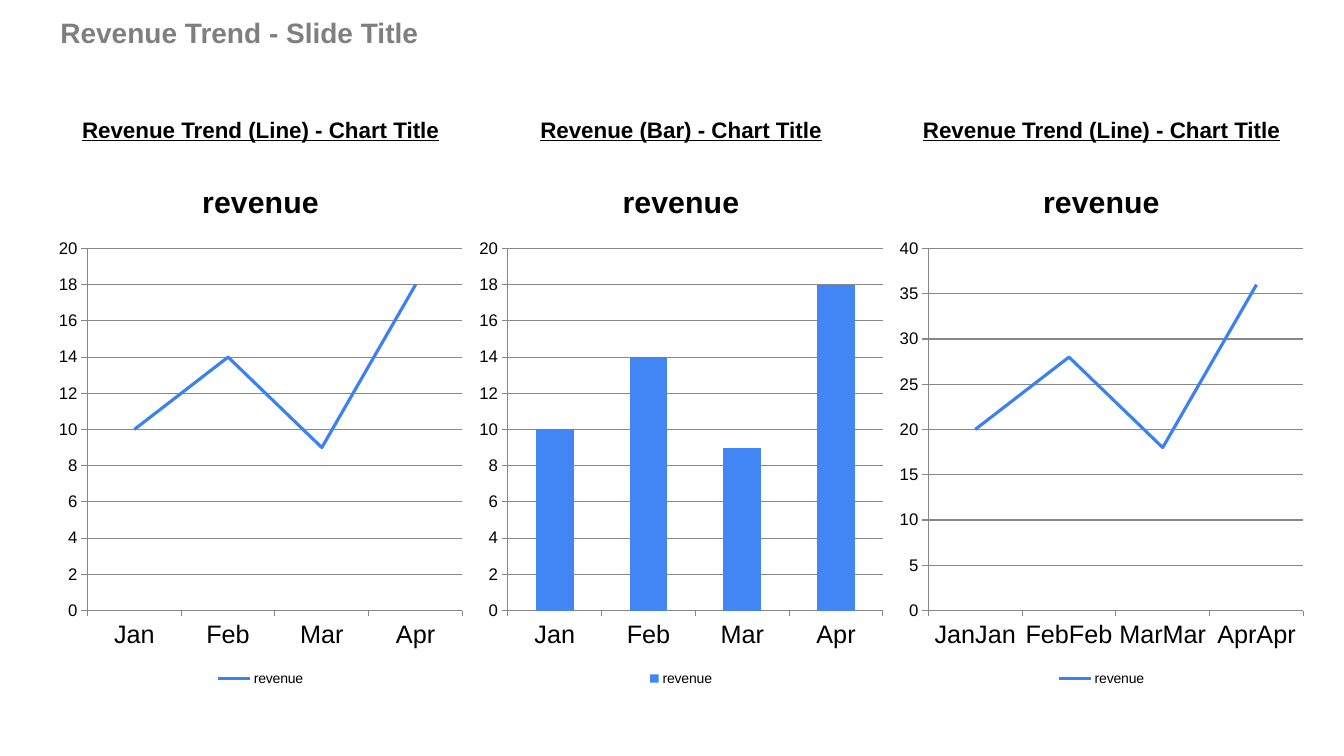
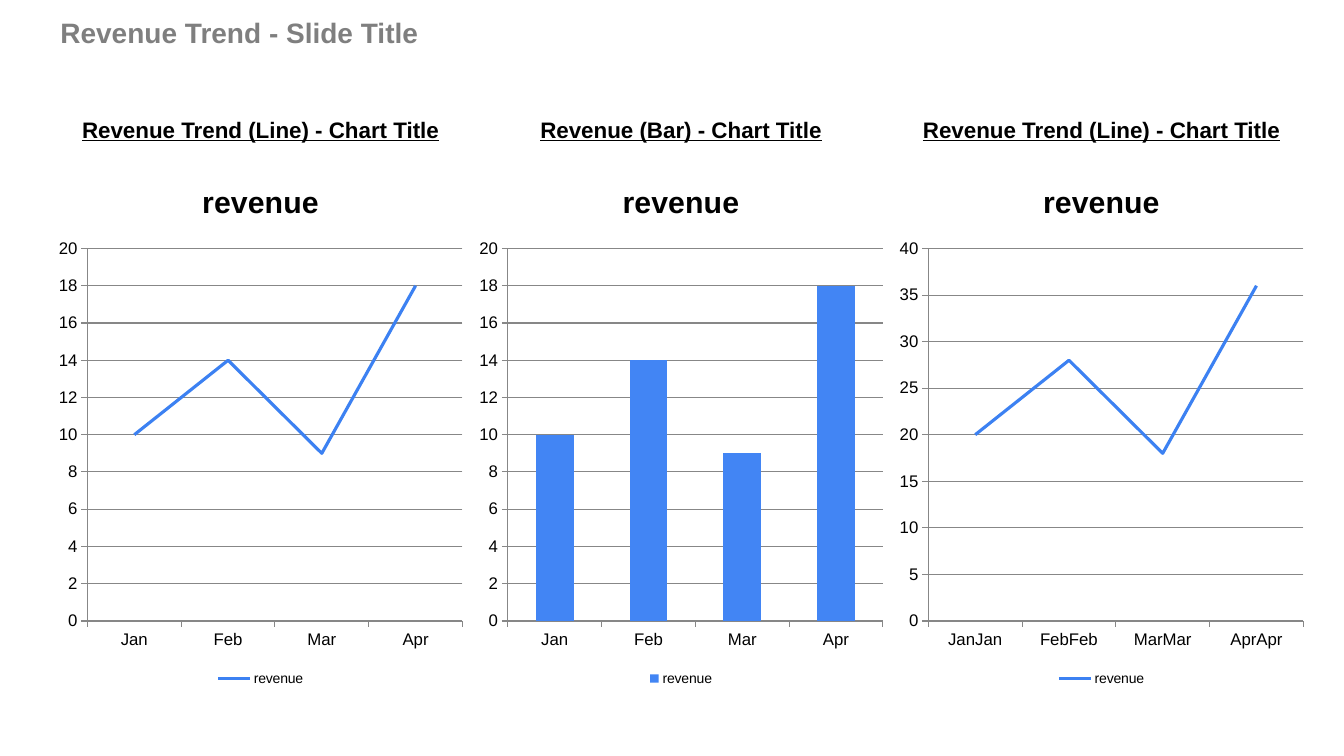
Before and after one commit to josephcobb111/deckbridge, a slide deck: slide 4 of notebooks/demo.pptx. Drawn at 1344x756 pixels with LibreOffice and Linux fonts; fonts in the diff are those of the drawing. Boxes give left, top, right and bottom in pixels: in the first picture for what was removed or moved away, otherwise in the second. Text is boxed around its words. In the diff, an @@ line names an element or a change of style, - is before the commit and + after.

Commit message:
category axis font size matches value axis

```diff
--- a/notebooks/demo.pptx
+++ b/notebooks/demo.pptx
@@ line chart at (x1=50, y1=161, x2=471, y2=691) @@
@@ category axis changed @@
@@ column chart at (x1=471, y1=161, x2=891, y2=691) @@
@@ category axis changed @@
@@ line chart at (x1=891, y1=161, x2=1312, y2=691) @@
@@ category axis changed @@
```
Also in this commit, not shown: 2 other slides changed, 1 other file.
